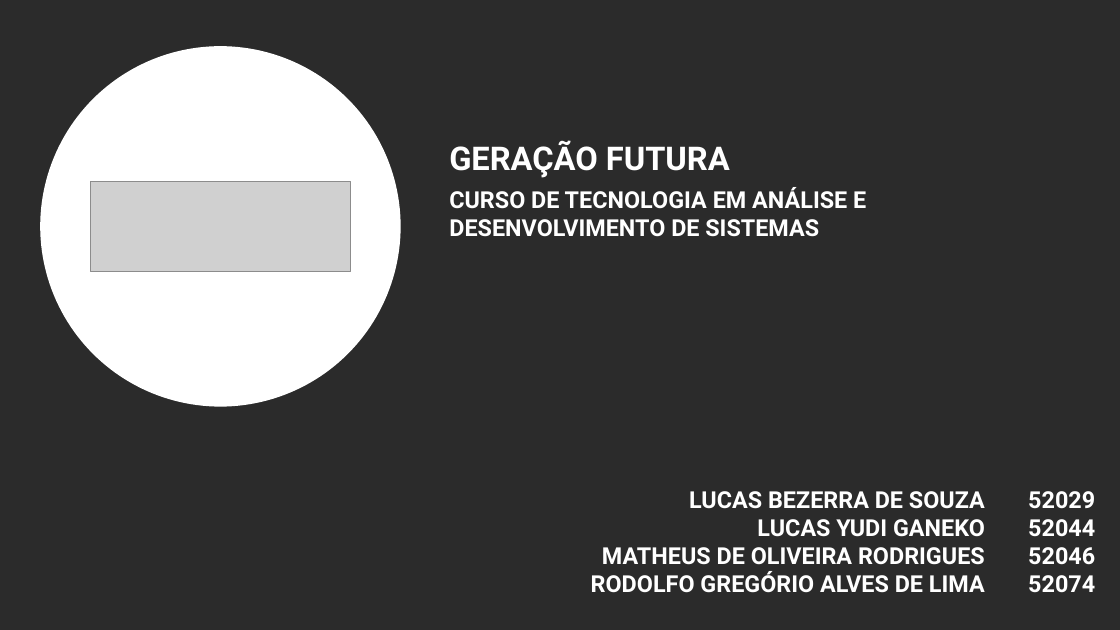
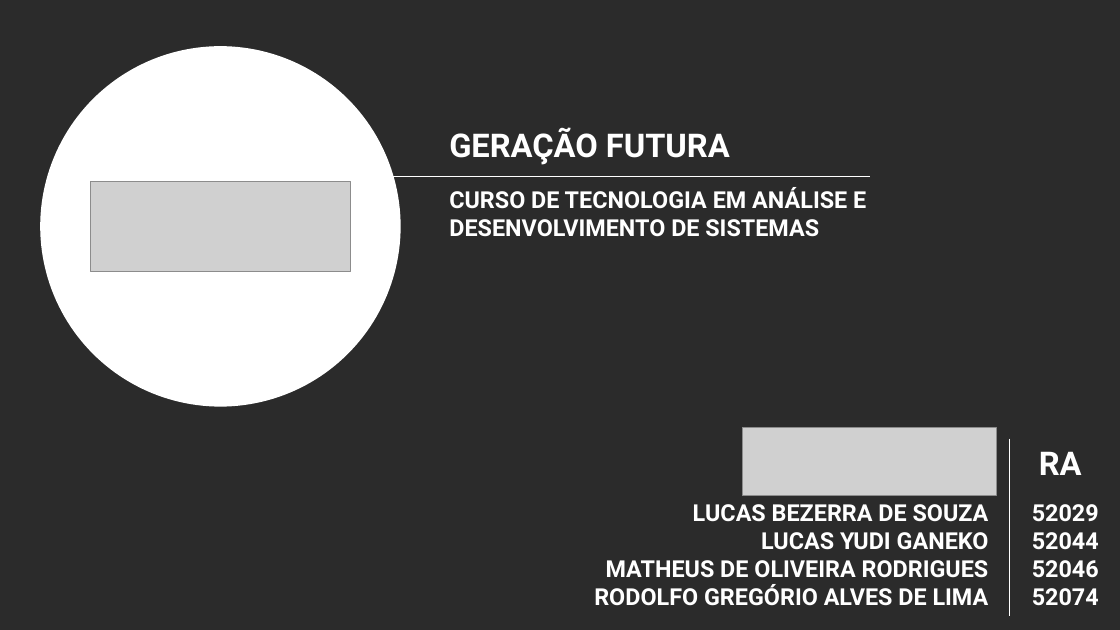
Before and after one commit to YudiG12/grupo-bandtec, a slide deck: slide 2 of Apresentação/inSensor.pptx. Drawn at 1120x630 pixels with LibreOffice and Linux fonts; fonts in the diff are those of the drawing; grey boxes stand for pictures; background and template pictures are left out; a plain dark background stands for a picture behind light text. Boxes give left, top, right and bottom in pixels: in the first picture for what was removed or moved away, otherwise in the second. Text is boxed around its words. In the diff, an @@ line names an element or a change of style, - is before the commit and + after.

```diff
--- a/Apresentação/inSensor.pptx
+++ b/Apresentação/inSensor.pptx
@@ text "GERAÇÃO FUTURA" moved from (x1=449, y1=140, x2=730, y2=178) to (x1=449, y1=127, x2=730, y2=165) @@
@@ line added from (250, 176) to (870, 176), #FFFFFF 0.5 pt @@
@@ picture added at (x1=743, y1=428, x2=997, y2=496) @@
@@ line added from (1010, 439) to (1010, 616), #FFFFFF 0.5 pt @@
@@ text added at (x1=1039, y1=451, x2=1082, y2=475), 28 pt, text #FFFFFF, bold @@
+RA
@@ text "LUCAS BEZERRA DE SOUZA" moved from (x1=591, y1=491, x2=985, y2=593) to (x1=594, y1=504, x2=989, y2=606) @@
@@ text "52029" moved from (x1=1028, y1=491, x2=1095, y2=592) to (x1=1032, y1=504, x2=1099, y2=606) @@
```
Also in this commit, not shown: 1 other slide changed.
